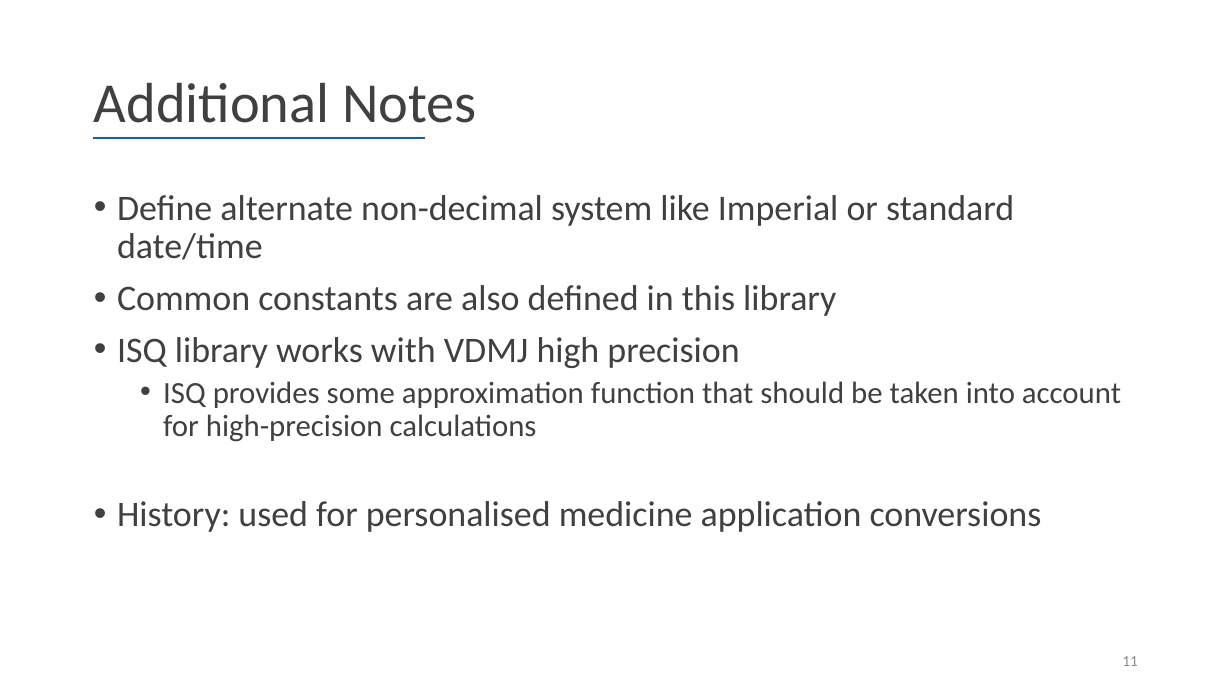
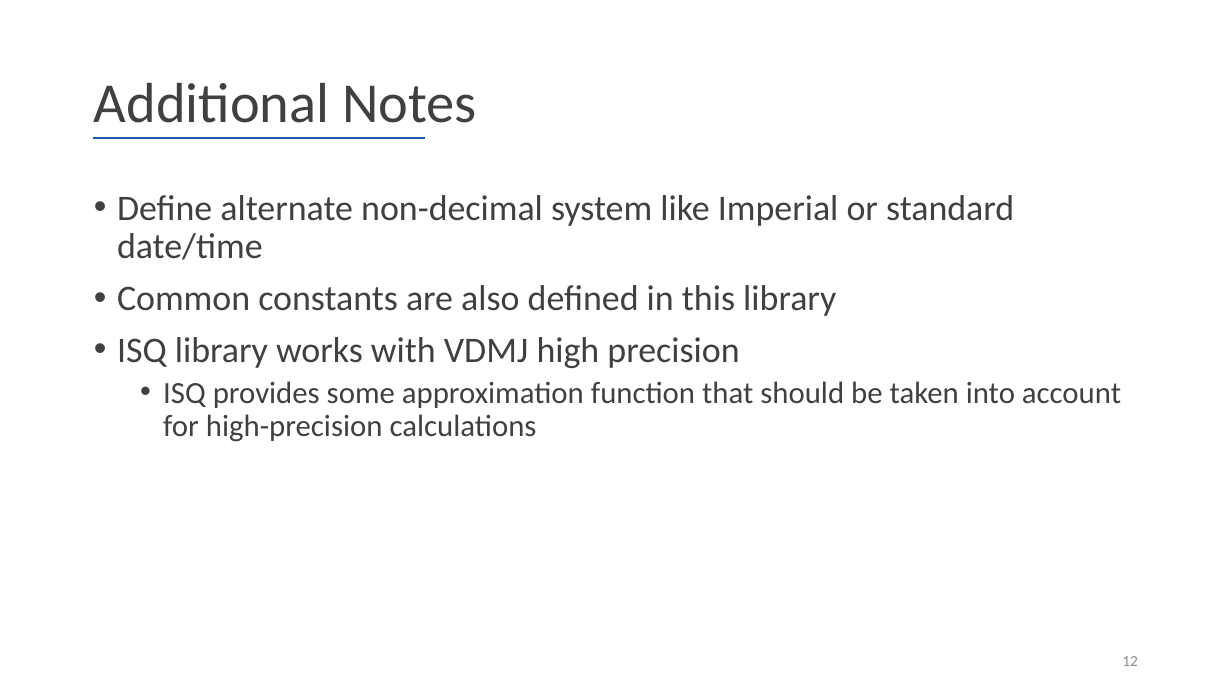
Before and after one commit to leouk/VDM_Toolkit, a slide deck: slide 12 of plugins/vdm2isa/pub/isq-lib/International System of Quantities library in VDM.pptx (slide 11 before the commit). Drawn at 1232x693 pixels with LibreOffice and Linux fonts; fonts in the diff are those of the drawing; background and template pictures are left out. Boxes give left, top, right and bottom in pixels: in the first picture for what was removed or moved away, otherwise in the second. Text is boxed around its words. In the diff, an @@ line names an element or a change of style, - is before the commit and + after.

Commit message:
Updated ISQ Slides

```diff
--- a/plugins/vdm2isa/pub/isq-lib/International System of Quantities library in VDM.pptx
+++ b/plugins/vdm2isa/pub/isq-lib/International System of Quantities library in VDM.pptx
@@ text at [117, 501, 1042, 532]: paragraph removed @@
-• History: used for personalised medicine application conversions
@@ page number at [1122, 656, 1138, 666]: text changed @@
-11
+12
```
Also in this commit, not shown: 2 slides added, 1 slide removed.
